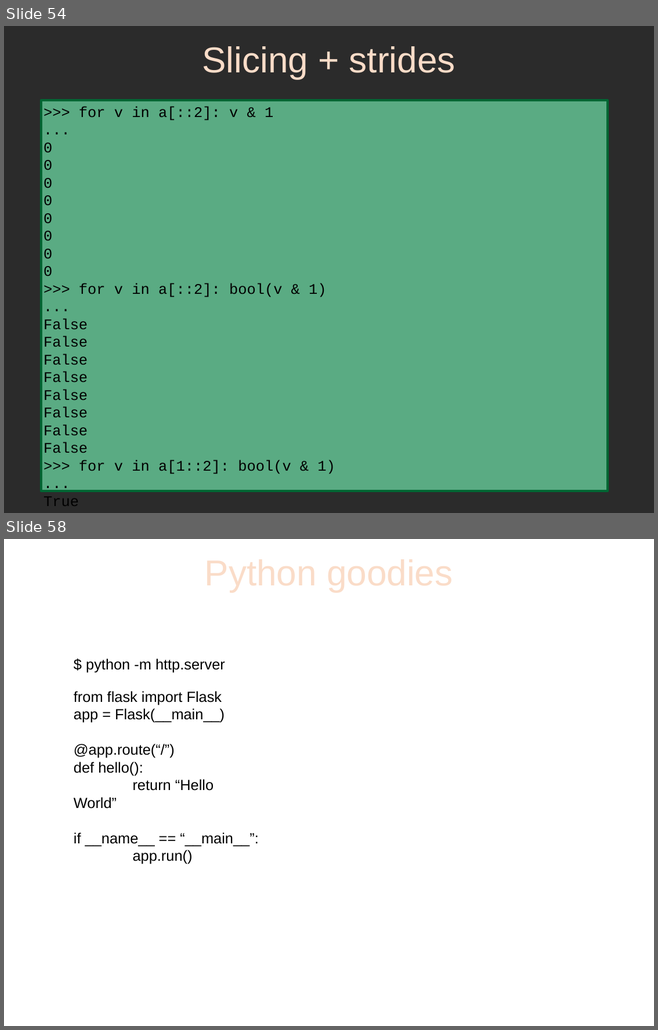
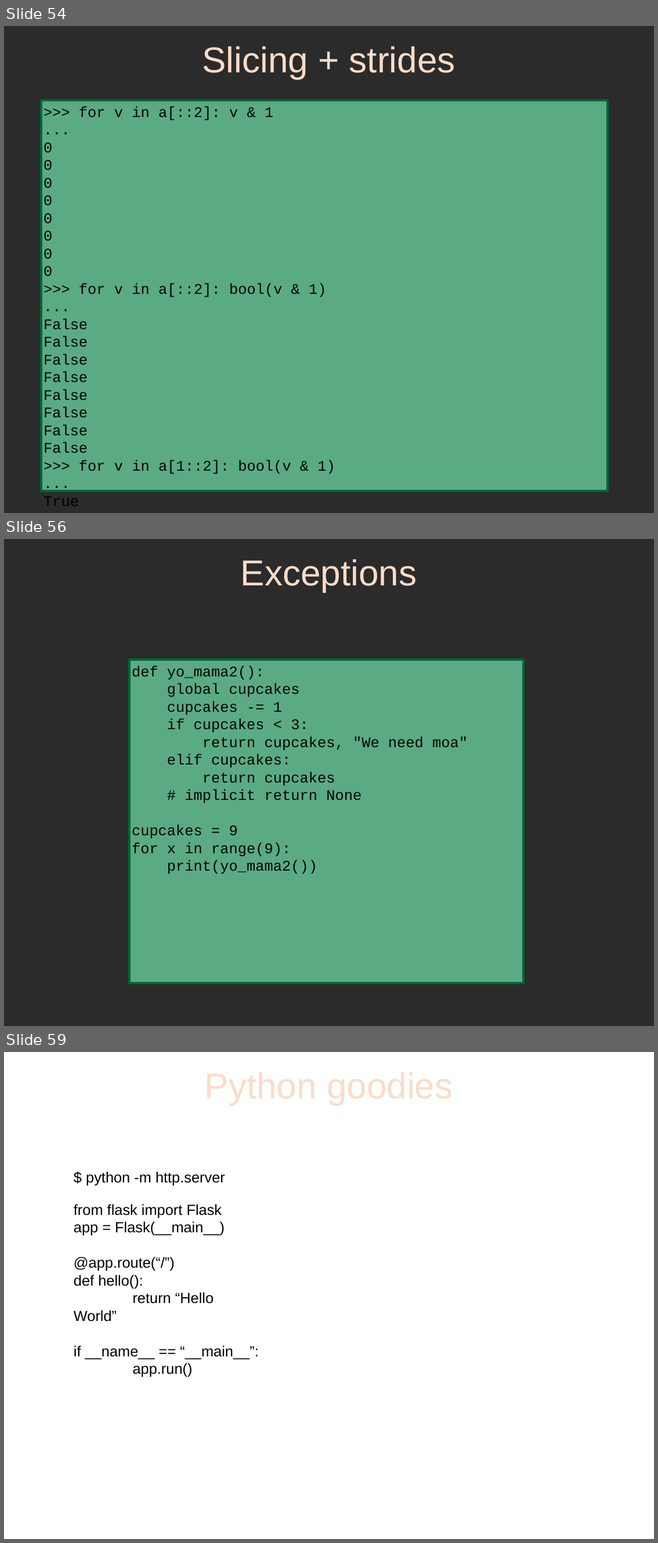
Before and after one commit to sphaero/workshops, a slide deck: PythonFu/presentation.odp. Shown one above the other, each under a label of ours: slides 54 and 58 before the commit, slides 54, 56 and 59 after it; the slides between them are not shown. The pictures are 658x1030 and 658x1543 pixels, drawn with LibreOffice and Linux fonts; fonts in the diff are those of the drawing; background and template pictures are left out; a plain dark background stands for a picture behind light text. Boxes give left, top, right and bottom in pixels: in the first picture for what was removed or moved away, otherwise in the second. Text is boxed around its words. In the diff, an @@ line names an element or a change of style, - is before the commit and + after.

Commit message:
update exceptions

```diff
--- a/PythonFu/presentation.odp
+++ b/PythonFu/presentation.odp
@@ slide 56 added at box(4, 539, 654, 1026), background picture (left out) @@
@@ title added at box(241, 559, 416, 592), 44 pt, text #FADCC8 @@
+Exceptions
@@ rectangle added at box(129, 660, 523, 984), fill #66CC99 at 80% opacity, outline #006633 2.89 pt, 18 pt, text #000000 @@
+def yo_mama2():
+global cupcakes
+cupcakes -= 1
+if cupcakes < 3:
+return cupcakes, "We need moa"
+elif cupcakes:
+return cupcakes
+# implicit return None
+cupcakes = 9
+for x in range(9):
+print(yo_mama2())
@@ what was slide 58 is now slide 59 @@
```
Also in this commit, not shown: 3 slides changed, 1 other file.
